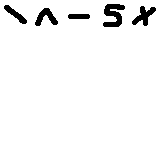
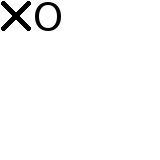
Two versions of the same layered image (160 x 160). Layer-by-layer changes:
added layer "O" above "Background" over 35, 2, 61, 31
painted on "Background" over 1, 1, 156, 31
